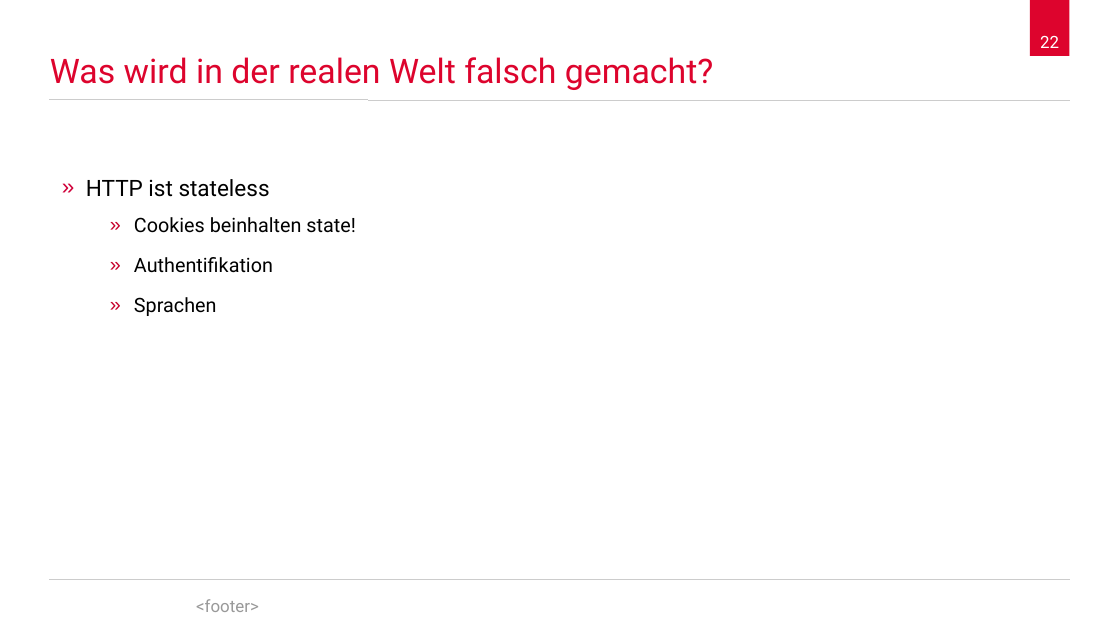
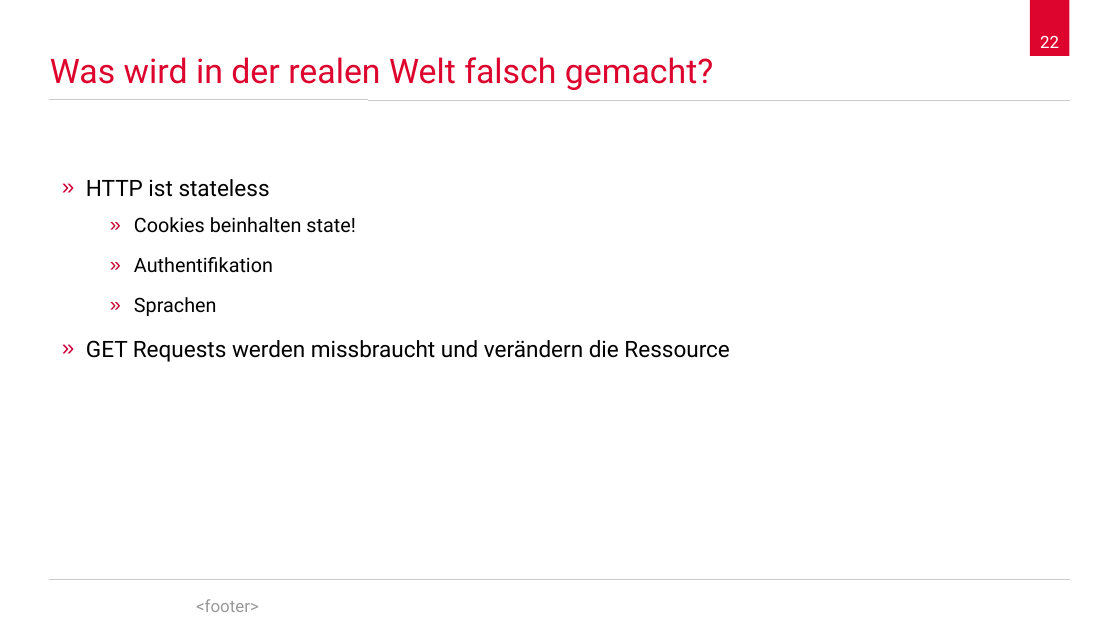
Before and after one commit to spaceone/presentations, a slide deck: slide 22 of hypertext-transfer-protocol/2017-12-05-hypertext-transfer-protocol.odp. Drawn at 1120x630 pixels with LibreOffice and Linux fonts; fonts in the diff are those of the drawing; background and template pictures are left out. Boxes give left, top, right and bottom in pixels: in the first picture for what was removed or moved away, otherwise in the second. Text is boxed around its words. In the diff, an @@ line names an element or a change of style, - is before the commit and + after.

```diff
--- a/hypertext-transfer-protocol/2017-12-05-hypertext-transfer-protocol.odp
+++ b/hypertext-transfer-protocol/2017-12-05-hypertext-transfer-protocol.odp
@@ text at bbox=[86, 340, 729, 362]: paragraph added @@
+» GET Requests werden missbraucht und verändern die Ressource
```
Also in this commit, not shown: 13 other slides changed, 1 slide added, 1 slide removed.
